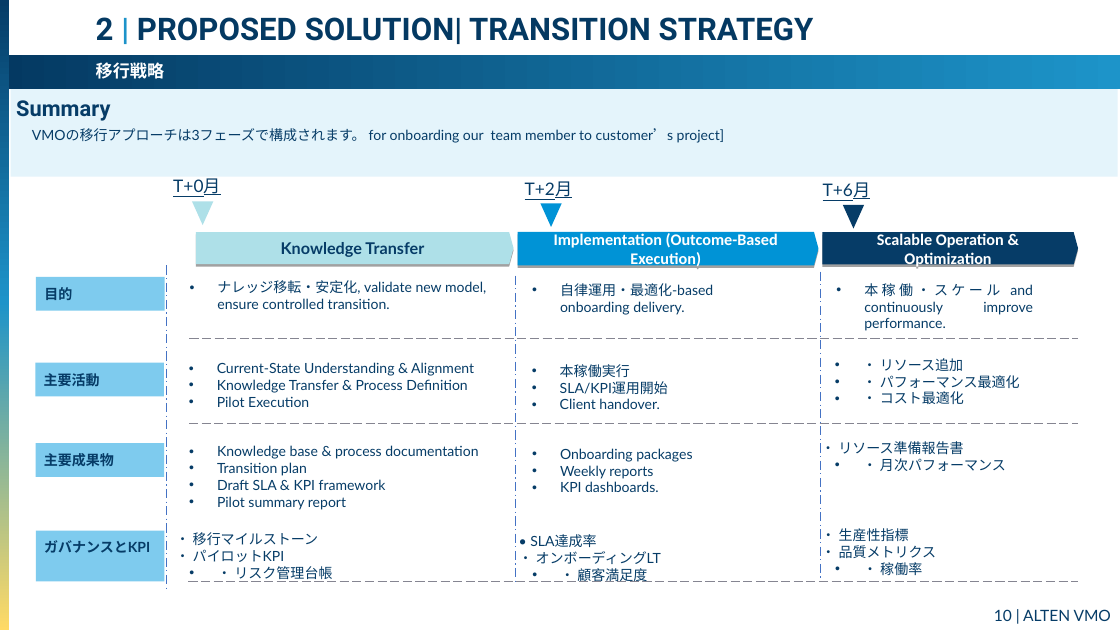
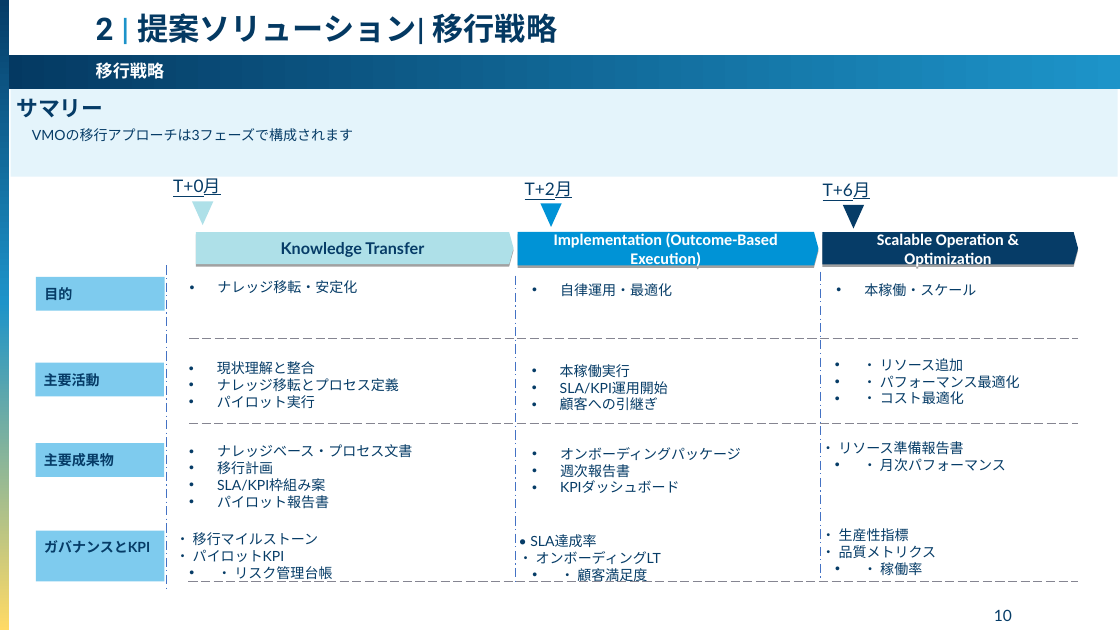
Before and after one commit to sslakd/Utility-app, a slide deck: slide 10 of Fujifilm_ODC_Proposal_JP.pptx. Drawn at 1120x630 pixels with LibreOffice and Linux fonts; fonts in the diff are those of the drawing. Boxes give left, top, right and bottom in pixels: in the first picture for what was removed or moved away, otherwise in the second. Text is boxed around its words. In the diff, an @@ line names an element or a change of style, - is before the commit and + after.

```diff
--- a/Fujifilm_ODC_Proposal_JP.pptx
+++ b/Fujifilm_ODC_Proposal_JP.pptx
@@ text at [96, 13, 558, 44]: text changed @@
-2 | PROPOSED SOLUTION| TRANSITION STRATEGY
+2 | 提案ソリューション| 移行戦略
@@ text at [16, 98, 103, 118]: text changed @@
-Summary
+サマリー
@@ text at [32, 128, 353, 141]: text changed @@
-VMOの移行アプローチは3フェーズで構成されます。 for onboarding our team member to customer’s project]
+VMOの移行アプローチは3フェーズで構成されます
@@ text at [217, 280, 357, 293]: text changed @@
-• ナレッジ移転・安定化, validate new model, ensure controlled transition.
+• ナレッジ移転・安定化
@@ text at [560, 283, 672, 296]: text changed @@
-• 自律運用・最適化-based onboarding delivery.
+• 自律運用・最適化
@@ text at [864, 283, 976, 296]: text changed @@
-• 本稼働・スケール and continuously improve performance.
+• 本稼働・スケール
@@ text at [217, 361, 399, 408]: text changed @@
-• Current-State Understanding & Alignment
-• Knowledge Transfer & Process Definition
-• Pilot Execution
+• 現状理解と整合
+• ナレッジ移転とプロセス定義
+• パイロット実行
@@ text at [560, 397, 658, 410]: text changed @@
-• Client handover.
+• 顧客への引継ぎ
@@ text at [217, 444, 412, 508]: text changed @@
-• Knowledge base & process documentation
-• Transition plan
-• Draft SLA & KPI framework
-• Pilot summary report
+• ナレッジベース・プロセス文書
+• 移行計画
+• SLA/KPI枠組み案
+• パイロット報告書
@@ text at [560, 447, 741, 493]: text changed @@
-• Onboarding packages
-• Weekly reports
-• KPI dashboards.
+• オンボーディングパッケージ
+• 週次報告書
+• KPIダッシュボード
@@ page number at [994, 609, 1012, 621]: text changed @@
-10 | ALTEN VMO
+10
```
Also in this commit, not shown: 20 other slides changed, 1 slide added, 1 slide removed.
